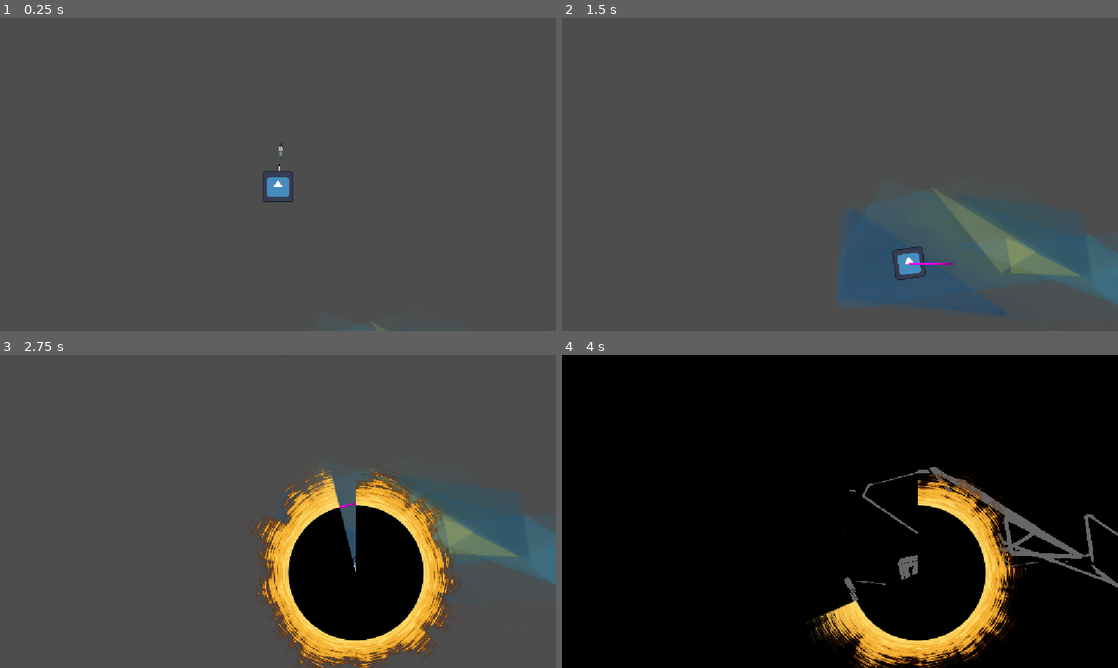
Above: before the commit, frames 1-4 (two rows, left to right).
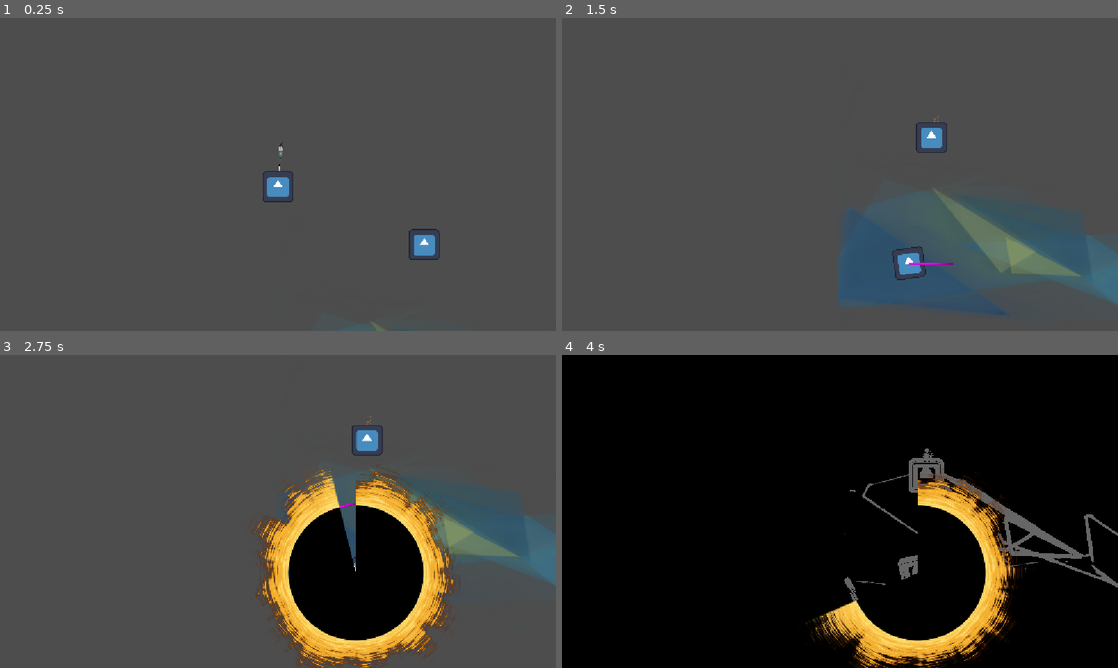
Above: after the commit, the same moments.

Repository: VSathvikReddy/Let-s-figure-it-out
Game: Godot game, scene res://demo.tscn
Two runs of this game, one before a commit and one after it. Both use one fixed random seed, a clock stepped at 60 frames per second and the inputs below. The engine's default icon, where the game draws it, is replaced by a stand-in: a white triangle on a blue panel in a dark square. Sound files missing from this copy of the repository are replaced by a short silence.
Inputs (mouse positions are in pixels of both pictures, inside the frame that each line leads up to):
- Up to frame 1 (0.25 s): no input
- Up to frame 2 (1.5 s): move the mouse to (962, 158) at 0.52 s; hold Right (move_right) 0.53-1.28 s; tap Space (attack) at 0.6 s; move the mouse to (728, 190) at 1.27 s; hold A (move_left) from 1.28 s (still down); tap J (open_veil) at 1.35 s
- Up to frame 3 (2.75 s): move the mouse to (333, 442) at 2.02 s; release A (move_left) at 2.03 s; hold Right (move_right) from 2.03 s (still down); tap Space (attack) at 2.1 s
- Up to frame 4 (4 s): move the mouse to (812, 574) at 2.77 s; release Right (move_right) at 2.78 s; hold W (move_up) 2.78-3.53 s; tap J (open_veil) at 2.85 s; move the mouse to (1006, 558) at 3.52 s; hold A (move_left) from 3.53 s (still down); tap Space (attack) at 3.6 s

The runs differ from the first frame. In frame 1, 0.3% of the frame differs, in the area x 73-80%, y 67-78%; in frame 2, 0.3%; in frame 3, 0.4%; in frame 4, 0.4%, in the area x 62-69%, y 29-44%.

Commit message:
Added Bomber Enemy Ignite Sound
Bomber give u warning

Diff:
--- a/demo.tscn
+++ b/demo.tscn
@@ -11,6 +11,7 @@
 [ext_resource type="Texture2D" uid="uid://luavej3y17ay" path="res://canvas/assets/hill_40.png" id="9_mgf2i"]
 [ext_resource type="Texture2D" uid="uid://bl3f0j87qi7n8" path="res://canvas/assets/hill_20.png" id="10_ei6xs"]
 [ext_resource type="PackedScene" uid="uid://bnp6j87rr6nc6" path="res://player/player.tscn" id="11_1lmwf"]
+[ext_resource type="PackedScene" uid="uid://bgggmdmw3ihsv" path="res://enemies/bomber/heavy_bomber.tscn" id="12_svejp"]
 
 [node name="Demo" type="Node2D" unique_id=1005141647]
 
@@ -62,3 +63,6 @@
 offset_top = -387.0
 offset_right = 1380.0
 offset_bottom = 861.0
+
+[node name="HeavyBomber" parent="." unique_id=383231011 instance=ExtResource("12_svejp")]
+position = Vector2(313, 151)
--- a/enemies/bomber/heavy_bomber.gd
+++ b/enemies/bomber/heavy_bomber.gd
@@ -19,6 +19,7 @@
 @onready var explosion_zone: Area2D = $ExplosionZone
 @onready var wander_timer: Timer = $WanderTimer
 @onready var ignition_timer: Timer = $IgnitionTimer
+@onready var ignition_sound: AudioStreamPlayer2D = $Ignition
 
 signal state_changed(new_state: State)
 
@@ -94,6 +95,7 @@
 func _on_trigger_zone_entered(body: Node2D) -> void:
 	if body.is_in_group("player"):
 		set_state(State.IGNITED)
+		ignition_sound.play()
 
 # --- Explosion ---
 func _explode() -> void:
--- a/enemies/bomber/heavy_bomber.tscn
+++ b/enemies/bomber/heavy_bomber.tscn
@@ -1,8 +1,9 @@
 [gd_scene format=3 uid="uid://bgggmdmw3ihsv"]
 
-[ext_resource type="Script" uid="uid://85aj48eo3b5i" path="res://enemies/bomber/bomber.gd" id="1_jb7bb"]
+[ext_resource type="Script" uid="uid://85aj48eo3b5i" path="res://enemies/bomber/heavy_bomber.gd" id="1_jb7bb"]
 [ext_resource type="Texture2D" uid="uid://tsrxcetb0hbp" path="res://icon.svg" id="2_yvlhf"]
 [ext_resource type="AudioStream" uid="uid://b1sndo62hulpu" path="res://enemies/bomber/explosion.wav" id="3_3lkb1"]
+[ext_resource type="AudioStream" uid="uid://bi80r6avjv2oy" path="res://enemies/bomber/ignite.wav" id="4_2u7br"]
 
 [sub_resource type="CircleShape2D" id="CircleShape2D_lisrb"]
 radius = 73.171036
@@ -47,3 +48,7 @@
 
 [node name="IgnitionTimer" type="Timer" parent="." unique_id=1835922825]
 one_shot = true
+
+[node name="Ignition" type="AudioStreamPlayer2D" parent="." unique_id=496118547]
+stream = ExtResource("4_2u7br")
+volume_db = -17.101
Not shown, added: enemies/bomber/ignite.wav.import
Not shown, changed: enemies/bomber/explosion.wav
Not shown, added: enemies/bomber/ignite.wav
